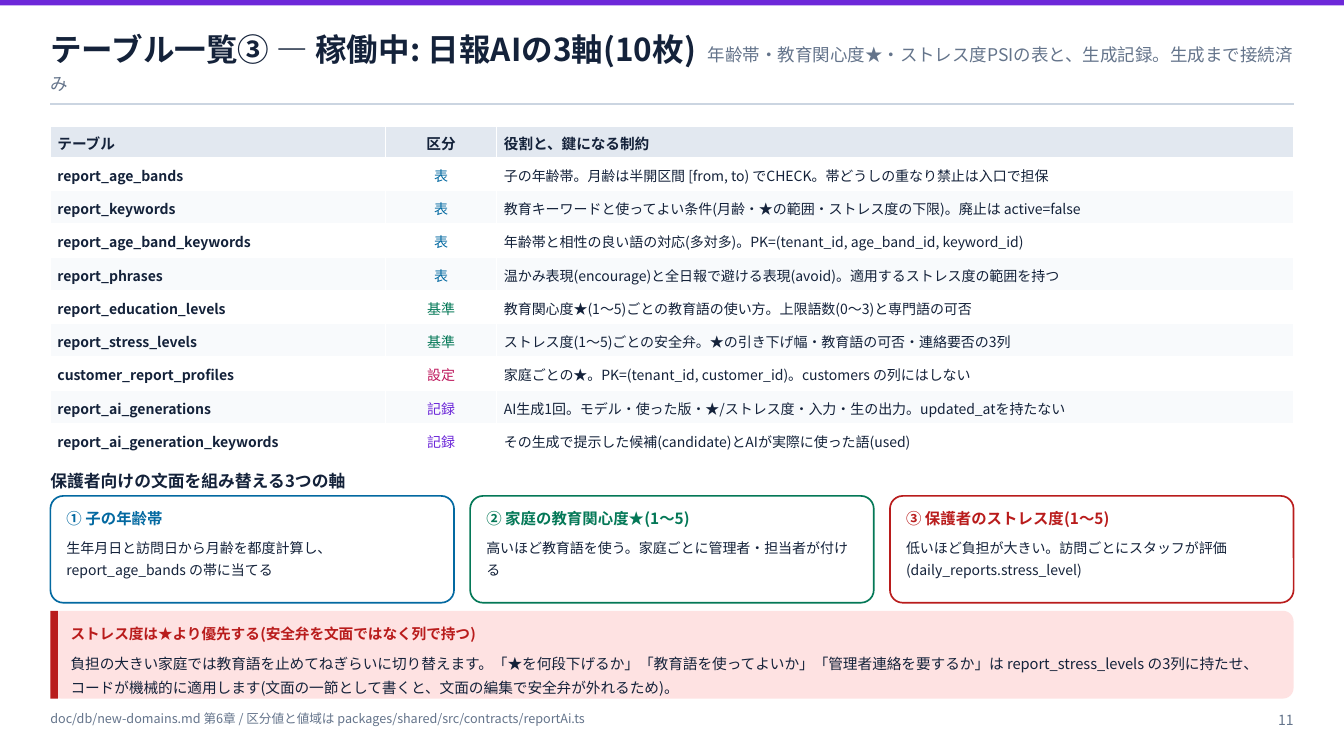
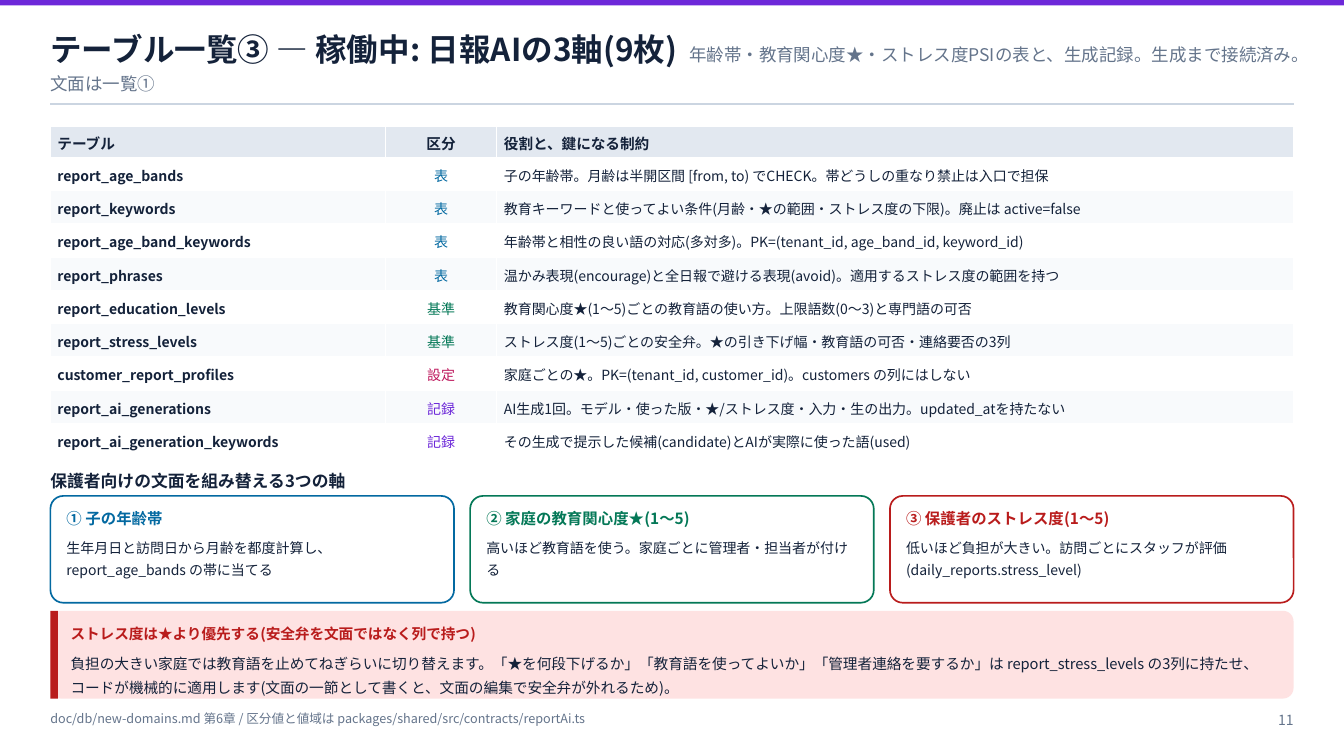
Before and after one commit to ohru131/katahimo-app, a slide deck: slide 11 of doc/slides/db-review.pptx. Drawn at 1344x756 pixels with LibreOffice and Linux fonts; fonts in the diff are those of the drawing. Boxes give left, top, right and bottom in pixels: in the first picture for what was removed or moved away, otherwise in the second. Text is boxed around its words. In the diff, an @@ line names an element or a change of style, - is before the commit and + after.

```diff
--- a/doc/slides/db-review.pptx
+++ b/doc/slides/db-review.pptx
@@ text at [50, 34, 1309, 92]: text changed @@
-テーブル一覧③ — 稼働中: 日報AIの3軸(10枚) 年齢帯・教育関心度★・ストレス度PSIの表と、生成記録。生成まで接続済み
+テーブル一覧③ — 稼働中: 日報AIの3軸(9枚) 年齢帯・教育関心度★・ストレス度PSIの表と、生成記録。生成まで接続済み。文面は一覧①
```
Also in this commit, not shown: 1 other slide changed, 21 other files.
